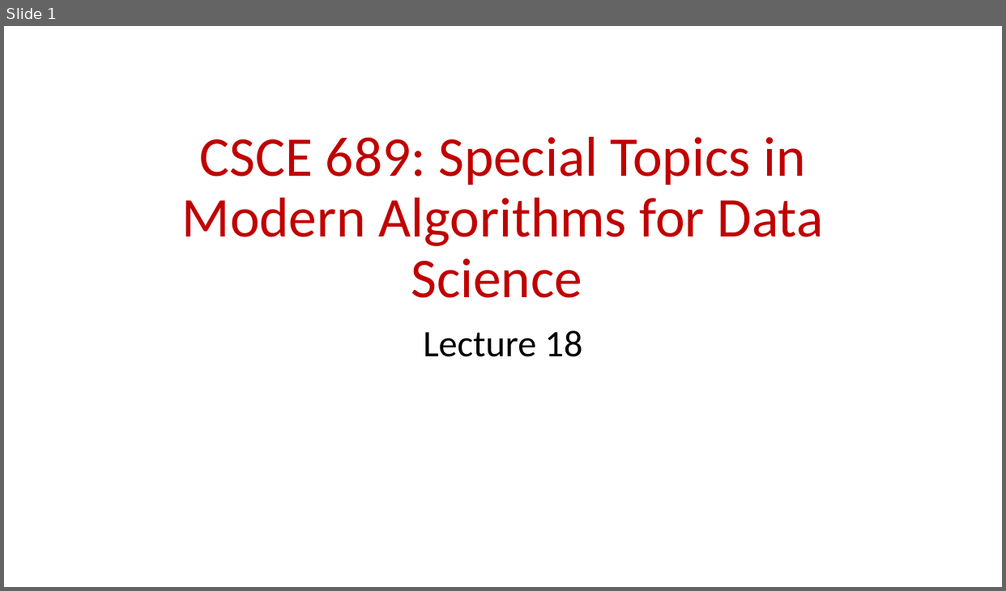
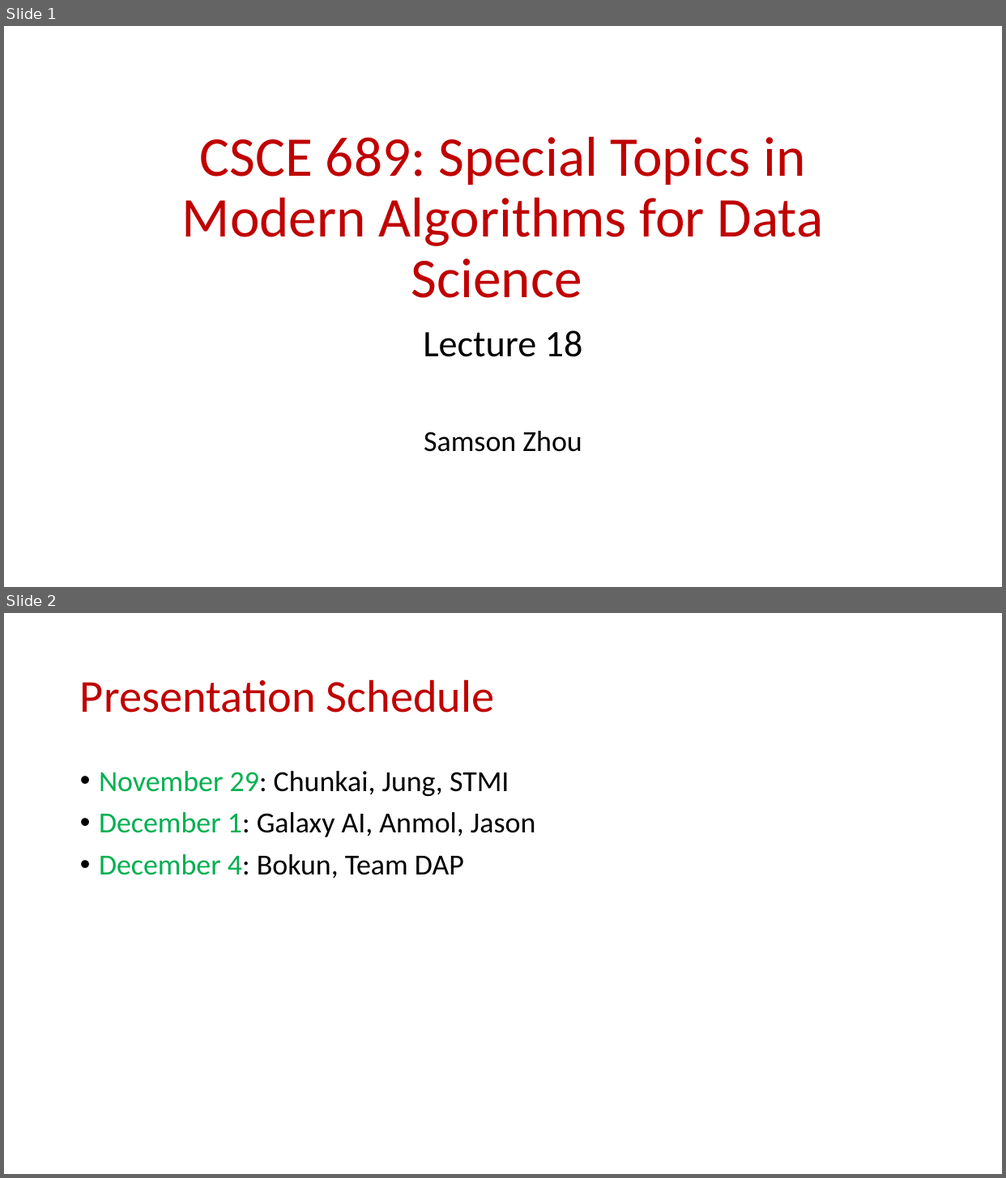
Before and after one commit to samsonzhou/samsonzhou.github.io, a slide deck: CSCE689-23/L18.pptx. Shown one above the other, each under a label of ours: slide 1 before the commit, slides 1 and 2 after it. The pictures are 1006x591 and 1006x1178 pixels, drawn with LibreOffice and Linux fonts; fonts in the diff are those of the drawing. Boxes give left, top, right and bottom in pixels: in the first picture for what was removed or moved away, otherwise in the second. Text is boxed around its words. In the diff, an @@ line names an element or a change of style, - is before the commit and + after.

```diff
--- a/CSCE689-23/L18.pptx
+++ b/CSCE689-23/L18.pptx
@@ slide 2 added at (x1=4, y1=613, x2=1002, y2=1174), background #FFFFFF @@
@@ title added at (x1=80, y1=679, x2=495, y2=713), 44 pt, text #C00000 @@
+Presentation Schedule
@@ text added at (x1=99, y1=771, x2=535, y2=879), 28 pt, text #000000 @@
+• November 29: Chunkai, Jung, STMI
+• December 1: Galaxy AI, Anmol, Jason
+• December 4: Bokun, Team DAP
@@ slide 1 changed as well @@
@@ subtitle at (x1=424, y1=431, x2=582, y2=452): paragraph added @@
+Samson Zhou
```
Also in this commit, not shown: 1 other slide changed, 25 other slides added, 64 slides removed, 6 other files.
